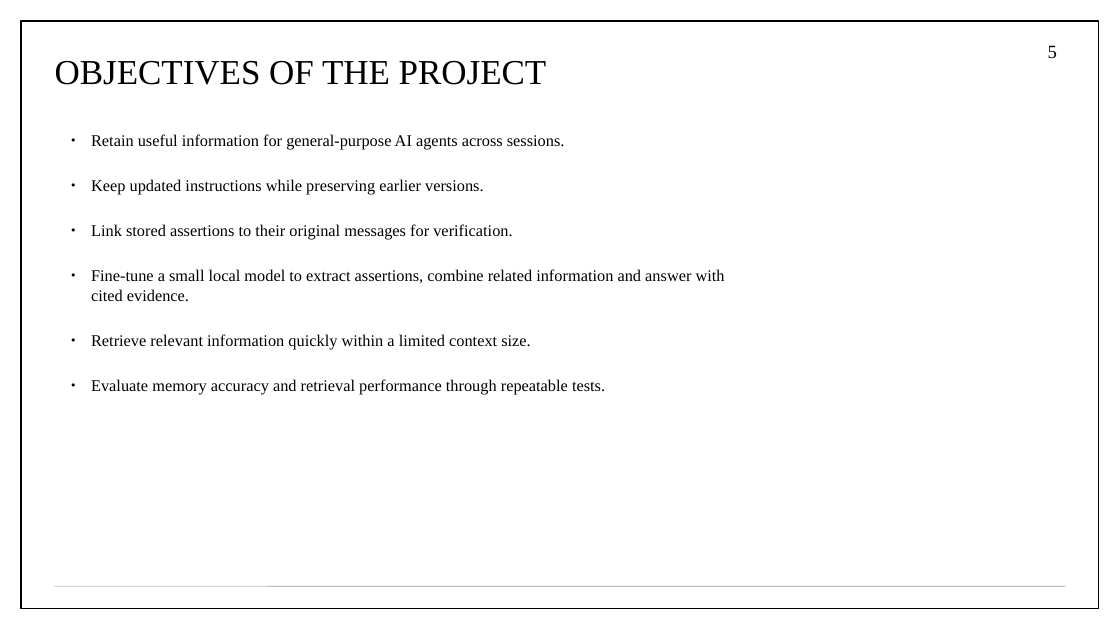
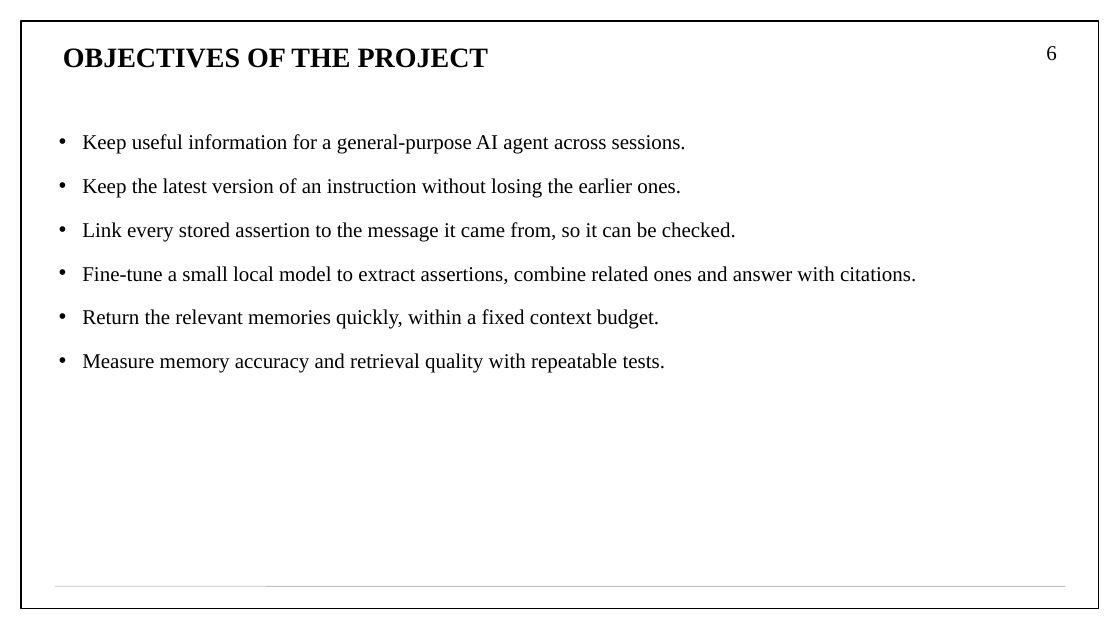
Before and after one commit to aryaniyaps/sdp-2026, a slide deck: slide 6 of P1_R2_13.pptx (slide 5 before the commit). Drawn at 1120x630 pixels with LibreOffice and Linux fonts; fonts in the diff are those of the drawing. Boxes give left, top, right and bottom in pixels: in the first picture for what was removed or moved away, otherwise in the second. Text is boxed around its words. In the diff, an @@ line names an element or a change of style, - is before the commit and + after.

```diff
--- a/P1_R2_13.pptx
+++ b/P1_R2_13.pptx
@@ title "OBJECTIVES OF THE PROJECT" at (x1=63, y1=48, x2=489, y2=68): size 30 to 24 pt, bold on; vertical alignment middle to top @@
@@ page number at (x1=1046, y1=46, x2=1056, y2=61): text changed; size 16 to 18 pt @@
-5
+6
@@ text at (x1=82, y1=134, x2=916, y2=373): text changed; size 14 to 18 pt @@
-● Retain useful information for general-purpose AI agents across sessions.
-● Keep updated instructions while preserving earlier versions.
-● Link stored assertions to their original messages for verification.
-● Fine-tune a small local model to extract assertions, combine related information and answer with cited evidence.
-● Retrieve relevant information quickly within a limited context size.
-● Evaluate memory accuracy and retrieval performance through repeatable tests.
+• Keep useful information for a general-purpose AI agent across sessions.
+• Keep the latest version of an instruction without losing the earlier ones.
+• Link every stored assertion to the message it came from, so it can be checked.
+• Fine-tune a small local model to extract assertions, combine related ones and answer with citations.
+• Return the relevant memories quickly, within a fixed context budget.
+• Measure memory accuracy and retrieval quality with repeatable tests.
```
Also in this commit, not shown: 13 other slides changed, 15 slides added, 9 slides removed, 11 other files.
